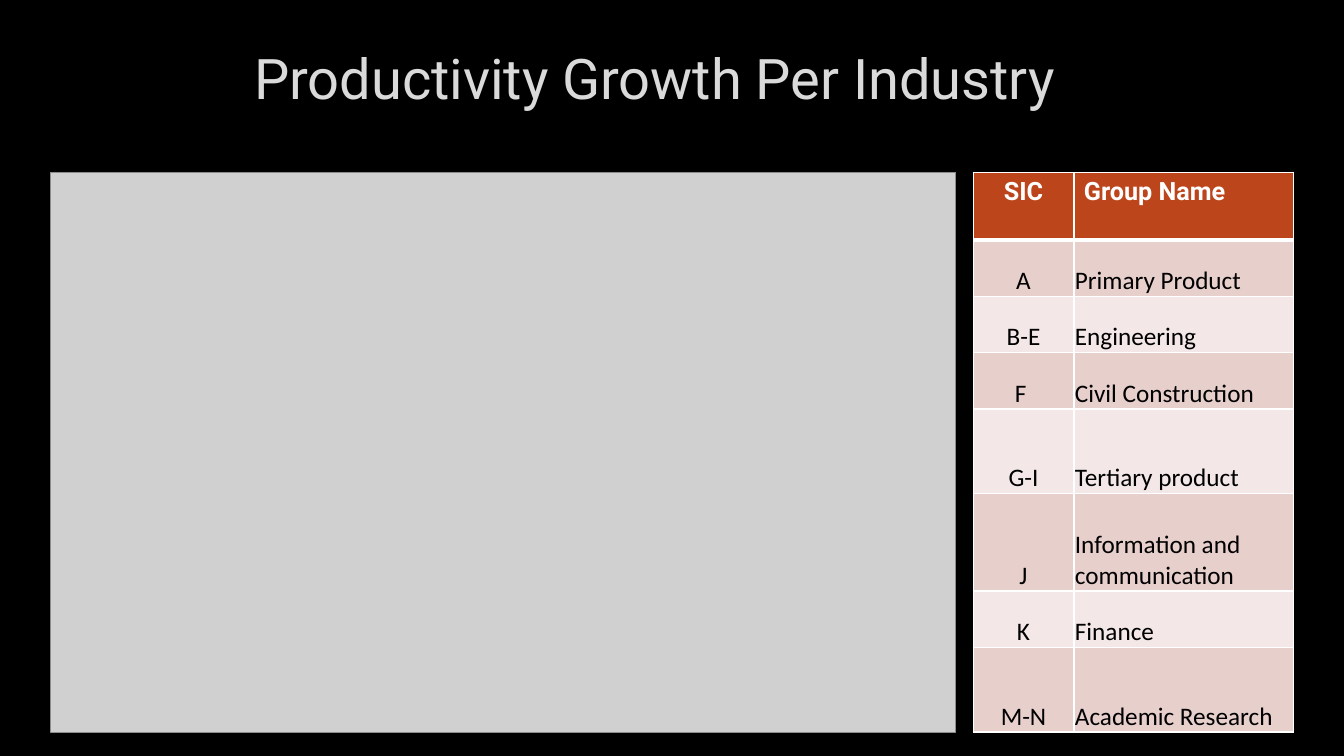
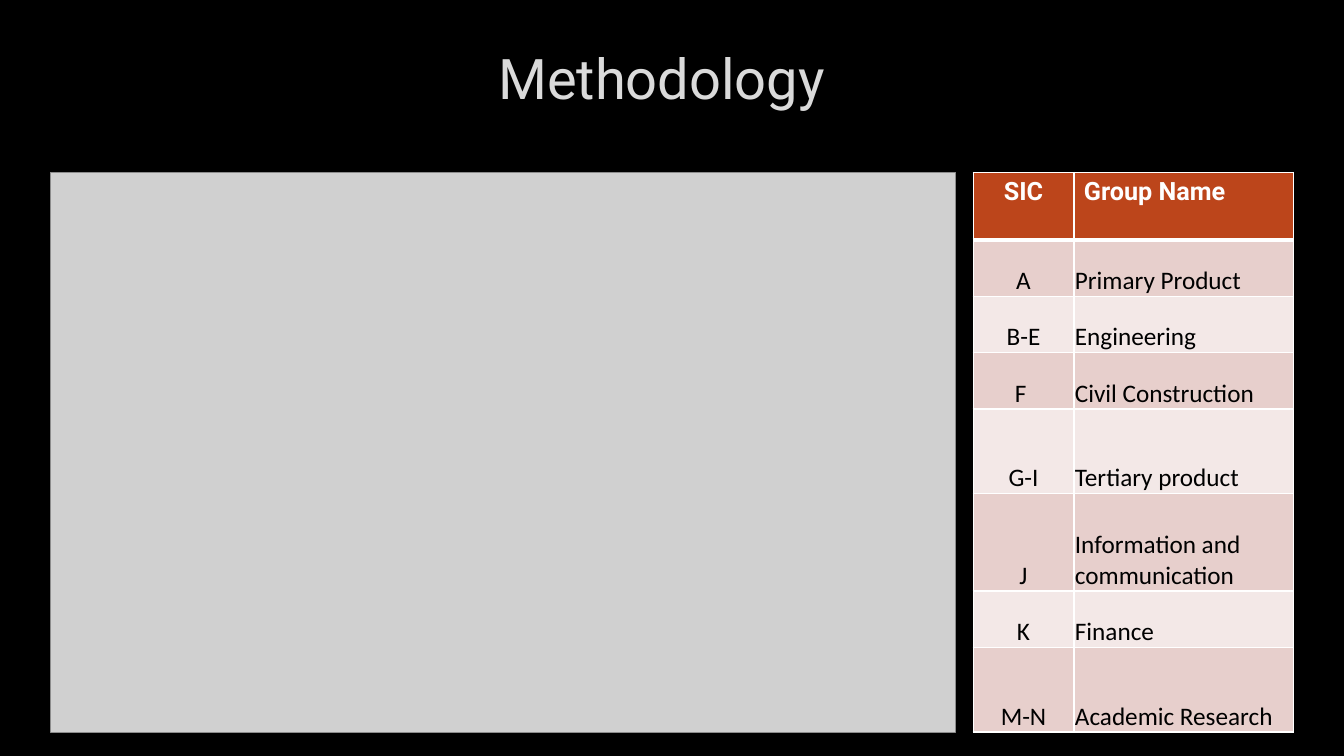
Before and after one commit to kanghinlee/Data-Projects, a slide deck: slide 9 of deloitte_productivity_project/presentation/New Microsoft PowerPoint Presentation.pptx. Drawn at 1344x756 pixels with LibreOffice and Linux fonts; fonts in the diff are those of the drawing; grey boxes stand for pictures; background and template pictures are left out. Boxes give left, top, right and bottom in pixels: in the first picture for what was removed or moved away, otherwise in the second. Text is boxed around its words. In the diff, an @@ line names an element or a change of style, - is before the commit and + after.

```diff
--- a/deloitte_productivity_project/presentation/New Microsoft PowerPoint Presentation.pptx
+++ b/deloitte_productivity_project/presentation/New Microsoft PowerPoint Presentation.pptx
@@ title at [498, 57, 824, 111]: text changed @@
-Productivity Growth Per Industry
+Methodology
```
Also in this commit, not shown: 7 other slides changed, 1 other file.
